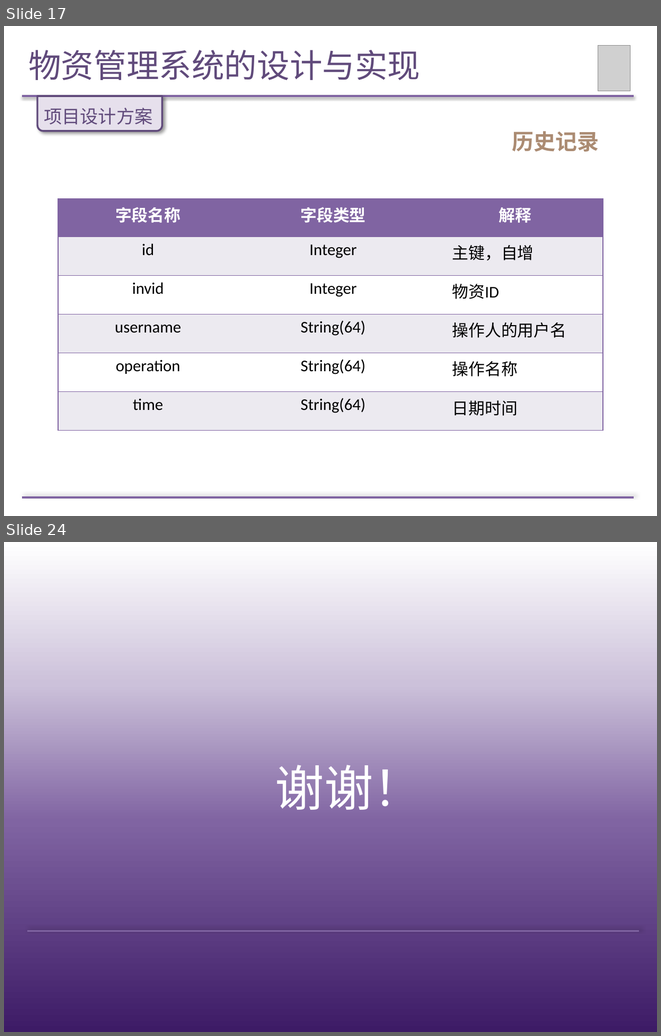
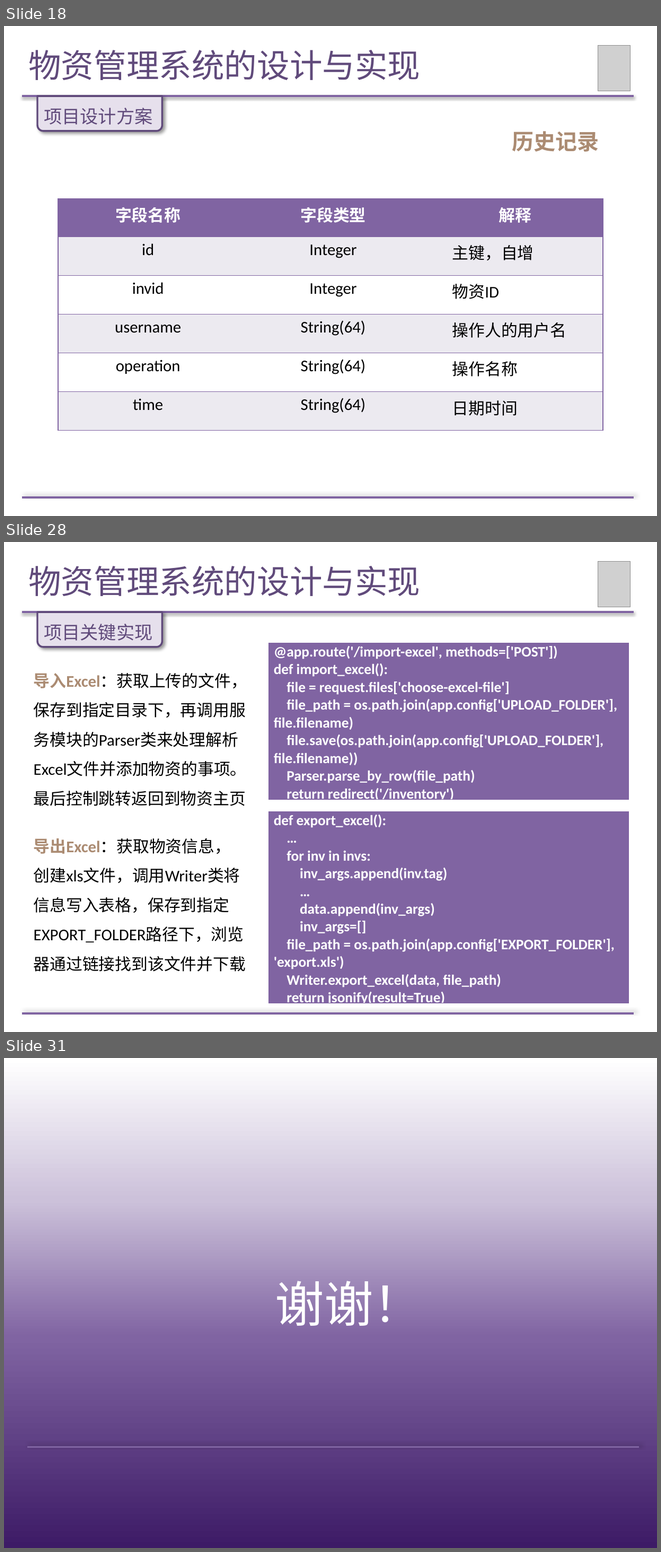
Before and after one commit to Wendy-Wu/LM-paper, a slide deck: 论文答辩PPT.pptx. Shown one above the other, each under a label of ours: slides 17 and 24 before the commit, slides 18, 28 and 31 after it; the slides between them are not shown. The pictures are 661x1036 and 661x1552 pixels, drawn with LibreOffice and Linux fonts; fonts in the diff are those of the drawing; grey boxes stand for pictures. Boxes give left, top, right and bottom in pixels: in the first picture for what was removed or moved away, otherwise in the second. Text is boxed around its words. In the diff, an @@ line names an element or a change of style, - is before the commit and + after.

```diff
--- a/论文答辩PPT.pptx
+++ b/论文答辩PPT.pptx
@@ slide 28 added at [4, 542, 657, 1032], background #FFFFFF @@
@@ title added at [28, 566, 420, 596], 36 pt, text #604A7B @@
+物资管理系统的设计与实现
@@ picture added at [598, 562, 630, 607] @@
@@ line added from (22, 612) to (634, 612), #8064A2 2 pt @@
@@ round same rect added at [37, 612, 162, 646], fill #E6E0EC, outline #604A7B 2 pt @@
@@ text added at [44, 624, 153, 641], 20 pt, text #604A7B @@
+项目关键实现
@@ table added at [269, 643, 629, 804], 1 rows, 1 columns @@
+@app.route('/import-excel', methods=['POST']) / def import_excel(): / file = request.files['choose-excel-file'] / file_path = os.path.join(app.config['UPLOAD_FOLDER'], file.filename) / file.save(os.path.join(app.config['UPLOAD_FOLDER'], file.filename)) / Parser.parse_by_row(file_path) / return redirect('/inventory')
@@ text added at [34, 673, 247, 806], 18 pt, text #000000 @@
+导入Excel：获取上传的文件，保存到指定目录下，再调用服务模块的Parser类来处理解析Excel文件并添加物资的事项。最后控制跳转返回到物资主页
@@ table added at [269, 811, 629, 1008], 1 rows, 1 columns @@
+def export_excel(): / … / for inv in invs: / inv_args.append(inv.tag) / … / data.append(inv_args) / inv_args=[] / file_path = os.path.join(app.config['EXPORT_FOLDER'], 'export.xls') / Writer.export_excel(data, file_path) / return jsonify(result=True)
@@ text added at [34, 838, 246, 971], 18 pt, text #000000 @@
+导出Excel：获取物资信息，创建xls文件，调用Writer类将信息写入表格，保存到指定EXPORT_FOLDER路径下，浏览器通过链接找到该文件并下载
@@ line added from (22, 1013) to (634, 1013), #8064A2 2 pt @@
@@ what was slide 17 is now slide 18 @@
@@ what was slide 24 is now slide 31 @@
```
Also in this commit, not shown: 9 slides changed, 6 other slides added.
